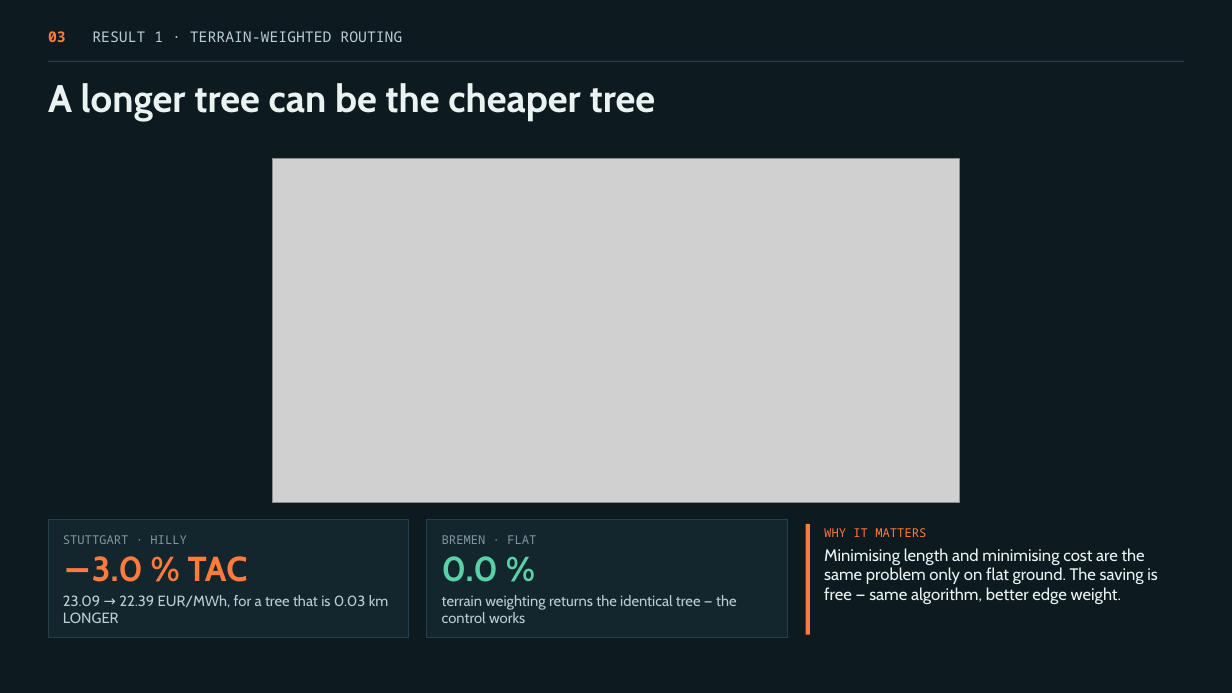
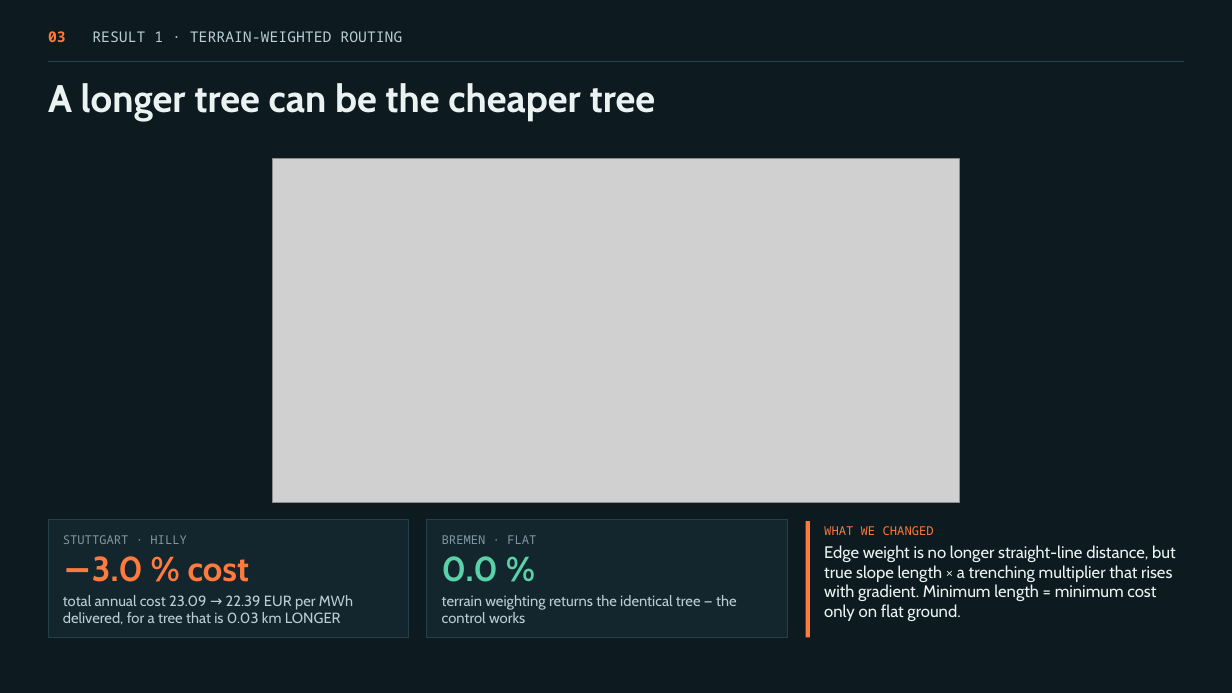
Before and after one commit to uday338/heat-distribution-optimization-using-MST, a slide deck: slide 3 of build/CLL798_prelim_5min.pptx. Drawn at 1232x693 pixels with LibreOffice and Linux fonts; fonts in the diff are those of the drawing; grey boxes stand for pictures. Boxes give left, top, right and bottom in pixels: in the first picture for what was removed or moved away, otherwise in the second. Text is boxed around its words. In the diff, an @@ line names an element or a change of style, - is before the commit and + after.

```diff
--- a/build/CLL798_prelim_5min.pptx
+++ b/build/CLL798_prelim_5min.pptx
@@ text at (x1=824, y1=526, x2=1176, y2=621): text changed @@
-WHY IT MATTERS
-Minimising length and minimising cost are the same problem only on flat ground. The saving is free — same algorithm, better edge weight.
+WHAT WE CHANGED
+Edge weight is no longer straight-line distance, but true slope length × a trenching multiplier that rises with gradient. Minimum length = minimum cost only on flat ground.
@@ text at (x1=63, y1=556, x2=353, y2=624): text changed @@
-−3.0 % TAC
-23.09 → 22.39 EUR/MWh, for a tree that is 0.03 km LONGER
+−3.0 % cost
+total annual cost 23.09 → 22.39 EUR per MWh delivered, for a tree that is 0.03 km LONGER
```
Also in this commit, not shown: 5 other slides changed, 1 slide added, 1 other file.
